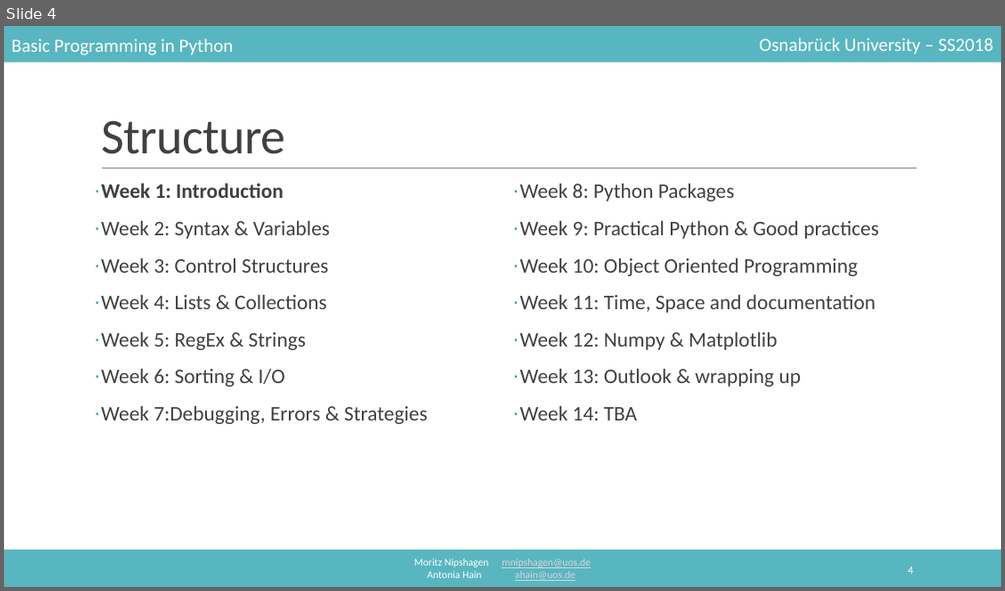
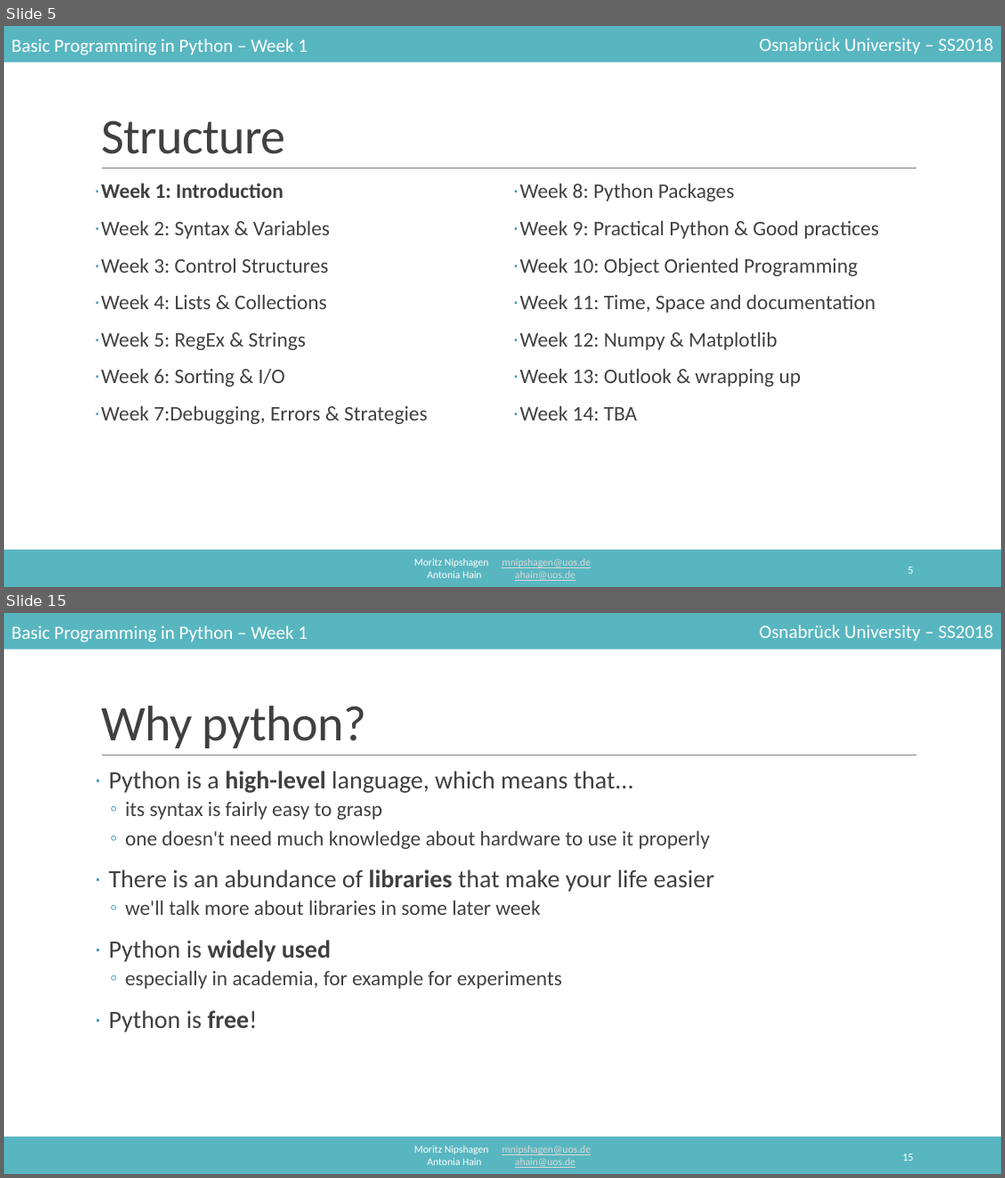
Before and after one commit to mnipshagen/monty, a slide deck: 2018/01/Hello_World.pptx. Shown one above the other, each under a label of ours: slide 4 before the commit, slides 5 and 15 after it; the slides between them are not shown. The pictures are 1005x591 and 1005x1178 pixels, drawn with LibreOffice and Linux fonts; fonts in the diff are those of the drawing. Boxes give left, top, right and bottom in pixels: in the first picture for what was removed or moved away, otherwise in the second. Text is boxed around its words. In the diff, an @@ line names an element or a change of style, - is before the commit and + after.

```diff
--- a/2018/01/Hello_World.pptx
+++ b/2018/01/Hello_World.pptx
@@ slide 15 added at bbox=[4, 613, 1001, 1174], background #FFFFFF; not listed: 6 template elements that a slide beside it also shows @@
@@ title added at bbox=[101, 706, 366, 748], 48 pt, text #404040 @@
+Why python?
@@ text added at bbox=[109, 771, 714, 1032], 20 pt, text #404040 @@
+· Python is a high-level language, which means that...
+  ◦ its syntax is fairly easy to grasp
+  ◦ one doesn't need much knowledge about hardware to use it properly
+· There is an abundance of libraries that make your life easier
+  ◦ we'll talk more about libraries in some later week
+· Python is widely used
+  ◦ especially in academia, for example for experiments
+· Python is free!
@@ page number added at bbox=[902, 1153, 913, 1160], 10.5 pt, text #FFFFFF @@
+15
@@ what was slide 4 is now slide 5 @@
@@ slide 5 changed as well @@
@@ text at bbox=[11, 38, 307, 55]: text changed @@
-Basic Programming in Python
+Basic Programming in Python – Week 1
@@ page number at bbox=[907, 566, 913, 573]: text changed @@
-4
+5
```
Also in this commit, not shown: 2 other slides changed, 16 other slides added, 13 other files.
